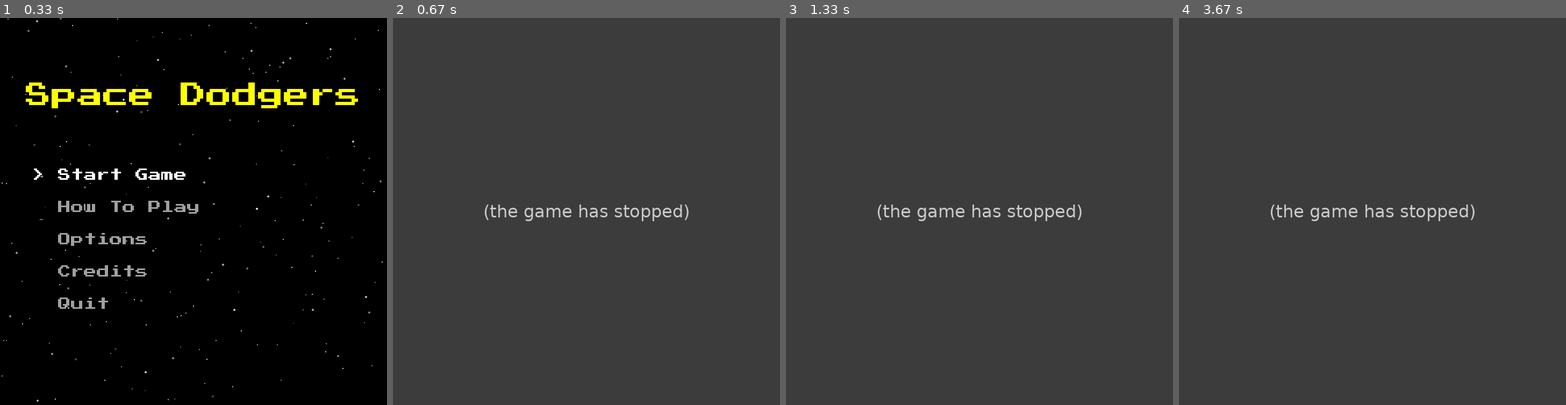
Above: before the commit, frames 1-4 (left to right).
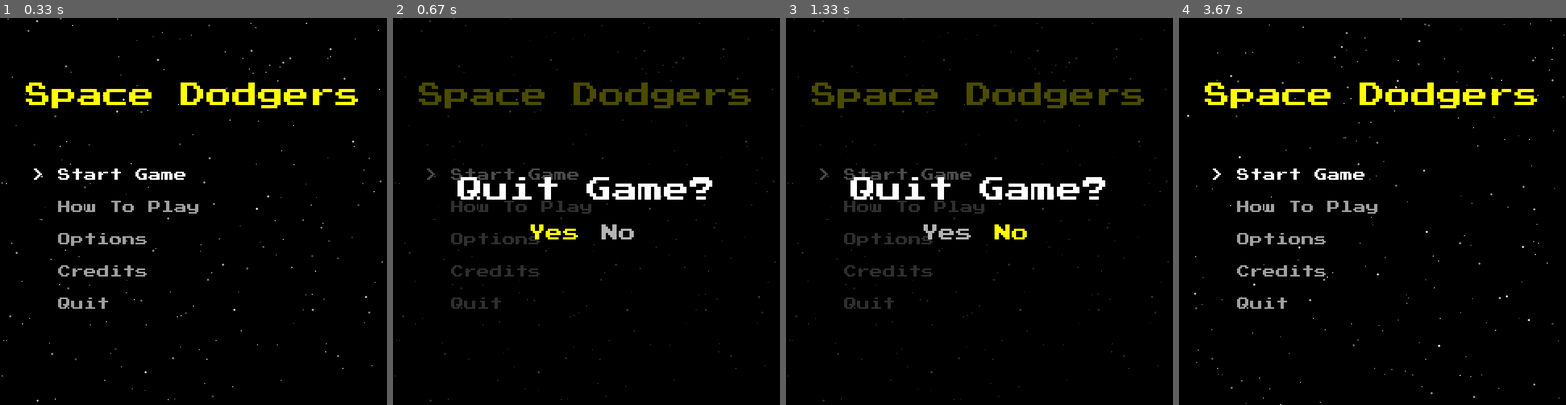
Above: after the commit, the same moments.

Repository: software-engineering-game/pygame-game
Game: pygame game, started from main.py
The game is run twice, just before and just after one commit, with the same random seed, the same clock (stepped at 60 frames per second) and the same inputs.
Inputs:
- Up to frame 1 (0.33 s): no input
- Up to frame 2 (0.67 s): hold Esc from 0.33 s (still down); hold Up from 0.33 s (still down)
- Up to frame 3 (1.33 s): release Esc at 0.8 s; release Up at 0.8 s; hold Right 0.83-1.3 s
- Up to frame 4 (3.67 s): hold Left 1.33-1.87 s; hold Left 1.9-2.3 s; hold Right 2.33-2.97 s; hold Left 3-3.47 s; tap Enter at 3.5 s

Frame 1 is identical in both runs. In frame 2, 99% of the frame differs, in the area x 0-100%, y 0-100%; in frame 3, 99%; in frame 4, 100%.
Before the commit the program exited at 0.33 s; later frames show no game.

Commit message:
added a confirm quit state and applied it to the main menu and pause state

Diff:
--- /dev/null
+++ b/states/confirm_quit_state.py
@@ -0,0 +1,51 @@
+from states.base_state import State
+from states import settings
+import pygame
+
+class ConfirmQuitState(State):
+    def __init__(self, previous_state):
+        self.previous_state = previous_state
+
+    def on_enter(self, app):
+        self.font = pygame.font.Font("assets/fonts/PressStart2P-vaV7.ttf", 48)
+        self.small_font = pygame.font.Font("assets/fonts/PressStart2P-vaV7.ttf", 32)
+
+        self.selected = 0
+        self.options = ["Yes", "No"]
+
+    def handle_event(self, app, event):
+        if event.type == pygame.KEYDOWN:
+
+            if event.key in (pygame.K_LEFT, pygame.K_RIGHT):
+                self.selected = (self.selected + 1) % 2
+            elif event.key == pygame.K_RETURN:
+                if self.selected == 0:
+                    app.running = False
+                else:
+                    app.change_state(self.previous_state)
+            elif event.key == pygame.K_ESCAPE:
+                app.change_state(self.previous_state)
+
+    def update(self, app, dt):
+        pass
+
+    def draw(self, app, screen):
+
+        self.previous_state.draw(app, screen)
+
+        overlay = pygame.Surface((settings.WIDTH, settings.HEIGHT))
+        overlay.set_alpha(180)
+        overlay.fill((0, 0, 0))
+        screen.blit(overlay, (0, 0))
+
+        text = self.font.render("Quit Game?", True, (255, 255, 255))
+        rect = text.get_rect(center=(settings.WIDTH // 2, settings.HEIGHT // 2 - 40))
+        screen.blit(text, rect)
+
+        for i, option in enumerate(self.options):
+
+            color = (255, 255, 0) if i == self.selected else (180, 180, 180)
+            opt = self.small_font.render(option, True, color)
+
+            opt_rect = opt.get_rect(center=(settings.WIDTH // 2 + (i * 120) - 60, settings.HEIGHT // 2 + 40))
+            screen.blit(opt, opt_rect)
--- a/states/main_menu_state.py
+++ b/states/main_menu_state.py
@@ -70,11 +70,13 @@
                     app.change_state(CreditsState(self))
 
                 elif self.selected == 4:
-                    app.running = False
+                    from states.confirm_quit_state import ConfirmQuitState
+                    app.change_state(ConfirmQuitState(self))
 
 
             elif event.key == pygame.K_ESCAPE:
-                app.running = False
+                from states.confirm_quit_state import ConfirmQuitState
+                app.change_state(ConfirmQuitState(self))
 
     def update(self, app, dt):
         self.t += dt
--- a/states/pause_state.py
+++ b/states/pause_state.py
@@ -53,7 +53,8 @@
                 app.change_state(self.previous_state)
                 return
             elif self.quit_button.collidepoint(event.pos):
-                app.running = False
+                from states.confirm_quit_state import ConfirmQuitState
+                app.change_state(ConfirmQuitState(self))
                 return
             elif self.main_menu_button.collidepoint(event.pos):
                 app.change_state(MainMenuState())
